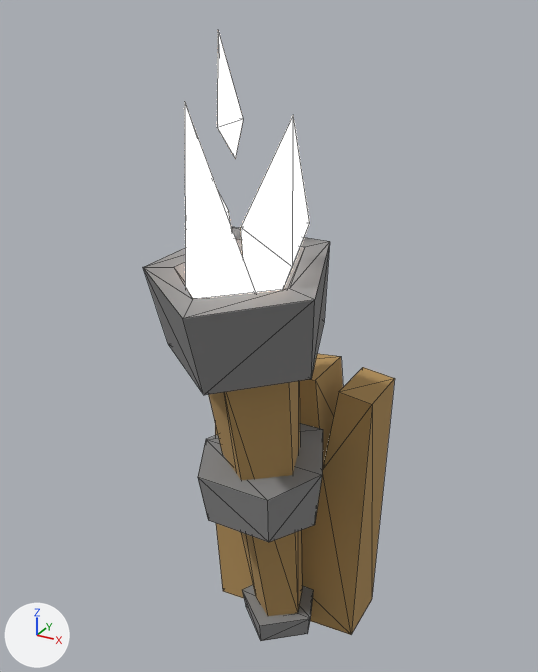
A saved change to the glTF model source/assets/models/Torch_Holder.gltf.
Before and after are seen from a 50 mm camera at (0.1, -0.313, 0.163) aimed at (-0.004, -0.125, 0.068). Arrows for +X, +Y and +Z are at lower left; the lights stay in place. The first picture is the older version. Mesh edges are drawn as thin lines. Where no turn or scale is listed for an object, it has been applied to the vertices. Vertices at exactly the same position are counted once.

Before the edit, the objects in view are built like this:
```python
me_torch_holder3 = bpy.data.meshes.new('Torch_Holder3')
me_torch_holder3.from_pydata(...)  # 86 vertices, 130 faces; spans x -0.035..0.027, y -0.175..-0.091, z -0.057..0.158
# faces by material slot: [106, 24]
me_torch_holder3.materials.append(mat_texture)
me_torch_holder3.materials.append(mat_texture_emissive)
ob_torch_holder2 = bpy.data.objects.new('Torch_Holder2', me_torch_holder3)
ob_torch_holder2.location = (0.0, 0.0, 0.0)
```
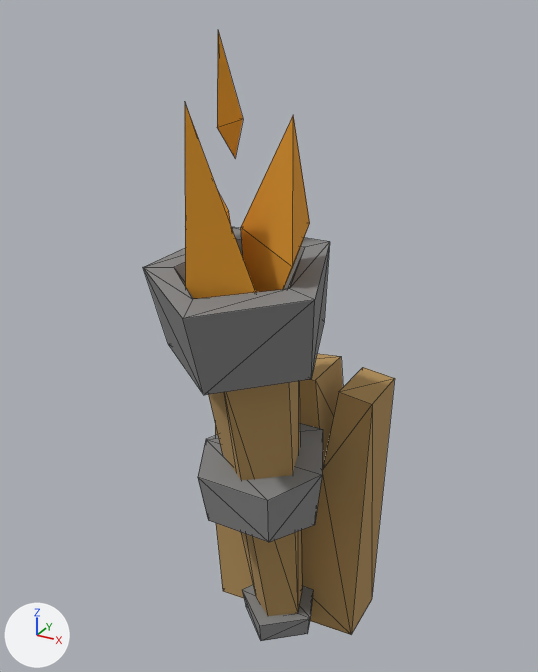
Diff of the bpy script that builds the scene:
```diff
--- a/source/assets/models/Torch_Holder.gltf.py
+++ b/source/assets/models/Torch_Holder.gltf.py
@@ me_torch_holder3 @@
 me_torch_holder3.from_pydata(...)  # 86 vertices, 130 faces; spans x -0.035..0.027, y -0.175..-0.091, z -0.057..0.158
 # used by ob_torch_holder2; location = (0.0, 0.0, 0.0)
+# me_torch_holder3 part 1: all 24 faces that had it switch from mat_texture_emissive to mat_texture
```

Changed parts and their boxes (x1, y1, x2, y2) in the pictures (538 x 672 px):
part 1 of me_torch_holder3, recoloured (white to brown): (185, 31, 310, 299) in both
